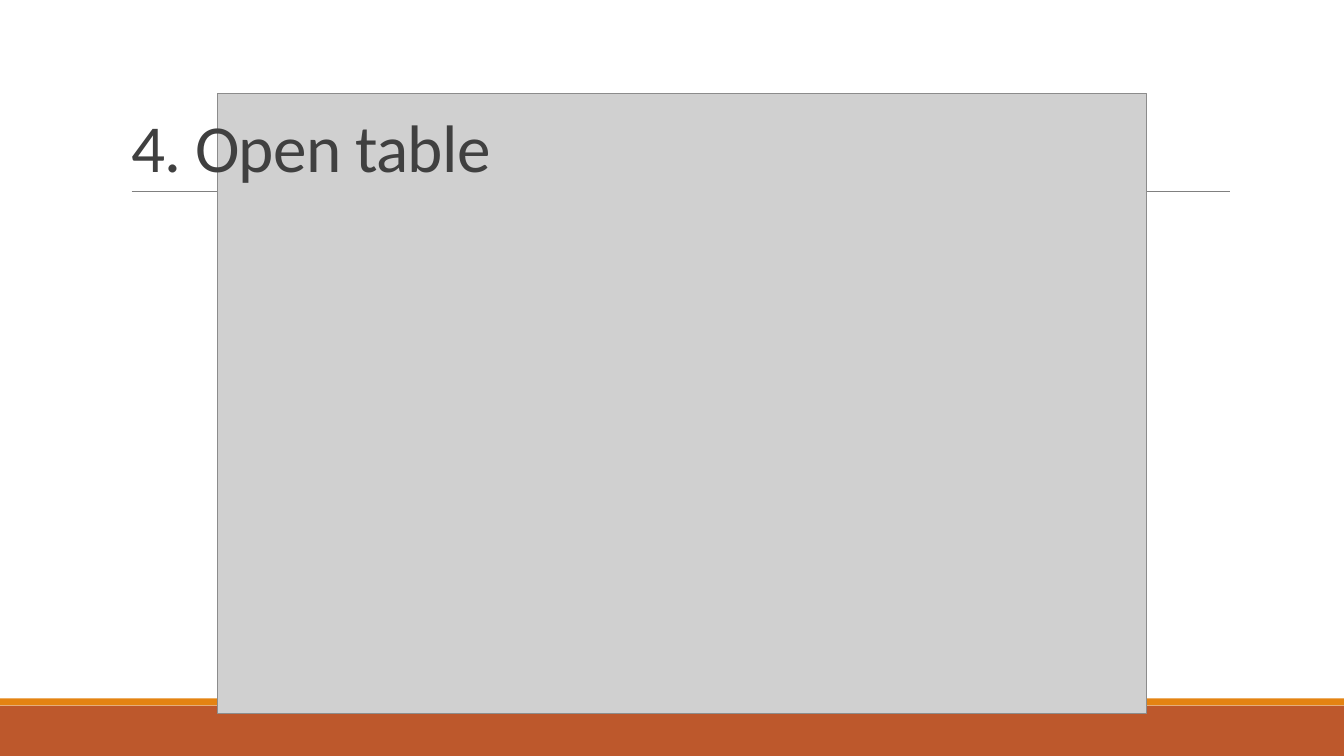
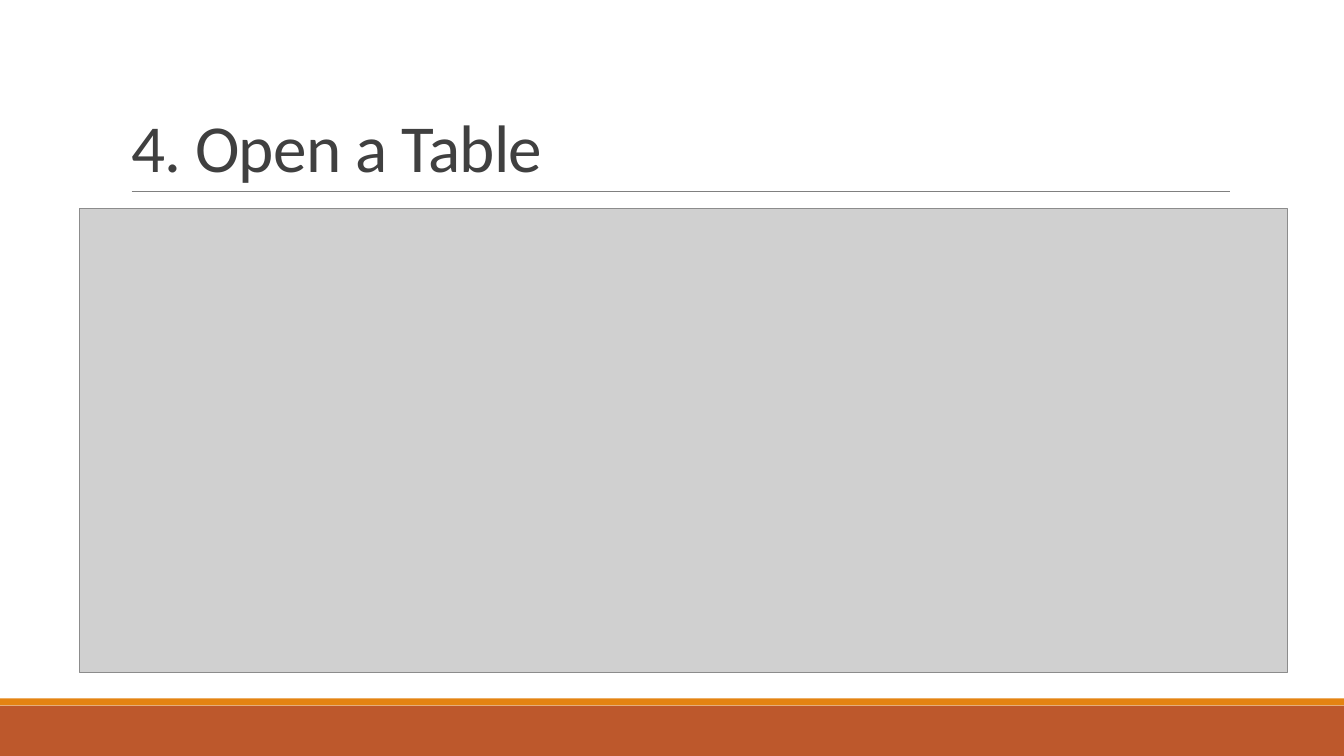
Before and after one commit to IgnaceBleukx/Software-Ontwerp, a slide deck: slide 28 of Presentaties/Iteration2.pptx (slide 25 before the commit). Drawn at 1344x756 pixels with LibreOffice and Linux fonts; fonts in the diff are those of the drawing; grey boxes stand for pictures. Boxes give left, top, right and bottom in pixels: in the first picture for what was removed or moved away, otherwise in the second. Text is boxed around its words. In the diff, an @@ line names an element or a change of style, - is before the commit and + after.

```diff
--- a/Presentaties/Iteration2.pptx
+++ b/Presentaties/Iteration2.pptx
@@ title at (131,125,542,183): text changed @@
-4. Open table
+4. Open a Table
@@ picture: place and size @@
-picture at (218,94,1147,714)
+picture at (80,209,1288,673)
```
Also in this commit, not shown: 23 other slides changed, 12 slides added, 10 slides removed.
